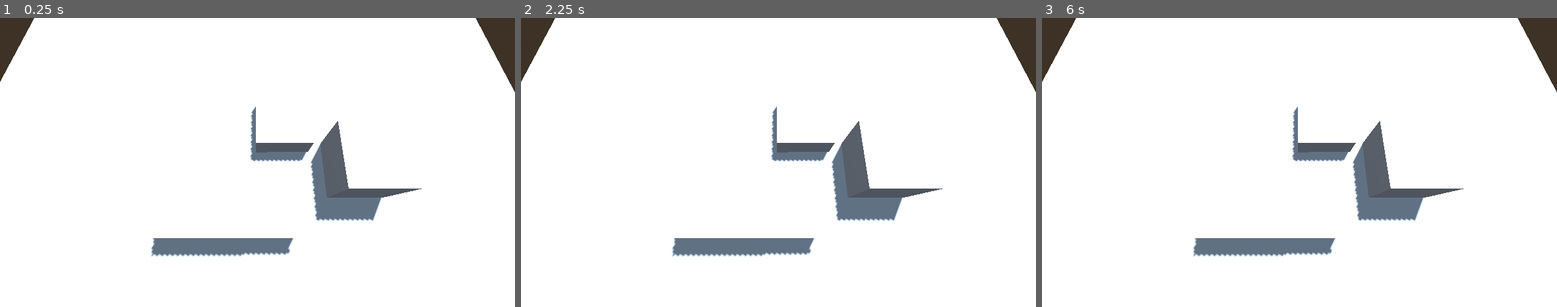
Above: before the commit, frames 1-3 (left to right).
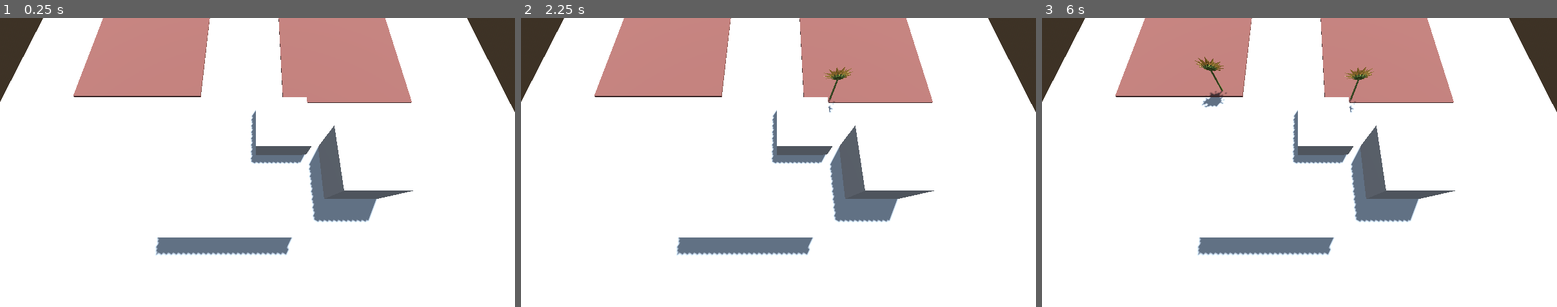
Above: after the commit, the same moments.

Repository: ToBinio/secrets-of-soil
Game: Godot game, scene res://scenes/main.tscn
Same seed, same stepped clock (60 frames per second), same inputs: the game is played once before the commit and once after it.
Inputs (mouse positions are in pixels of both pictures, inside the frame that each line leads up to):
- Up to frame 1 (0.25 s): no input
- Up to frame 2 (2.25 s): tap Enter at 0.5, 2 s; move the mouse to (891, 148) at 0.52 s; click (891, 148) at 0.67 s; tap Space at 1.25 s; move the mouse to (675, 176) at 1.27 s; click (675, 176) at 1.42 s; move the mouse to (830, 98) at 2.02 s; click (830, 98) at 2.17 s
- Up to frame 3 (6 s): tap Space at 2.75, 4.25 s; move the mouse to (1273, 220) at 2.77 s; click (1273, 220) at 2.92 s; tap Enter at 3.5 s; move the mouse to (1454, 205) at 3.52 s; click (1454, 205) at 3.67 s; move the mouse to (1145, 119) at 4.27 s; click (1145, 119) at 4.42 s; move the mouse to (1325, 162) at 5.02 s; click (1325, 162) at 5.17 s; move the mouse to (1222, 90) at 5.77 s; click (1222, 90) at 5.92 s

The runs differ from the first frame. In frame 1, 15% of the frame differs, in the area x 0-100%, y 0-83%; in frame 2, 15%; in frame 3, 16%.

Commit message:
summon sunflowers by clicking

Diff:
--- /dev/null
+++ b/scenes/field.tscn
@@ -0,0 +1,28 @@
+[gd_scene load_steps=6 format=3 uid="uid://dpg1chidhkvy3"]
+
+[ext_resource type="Script" uid="uid://c6qxasibnqplc" path="res://scripts/field.gd" id="1_6pmjc"]
+[ext_resource type="PackedScene" uid="uid://bfvklom7mvg26" path="res://scenes/plants/sunflower.tscn" id="2_ttalb"]
+
+[sub_resource type="BoxShape3D" id="BoxShape3D_ycb0e"]
+size = Vector3(5, 0.1, 5)
+
+[sub_resource type="StandardMaterial3D" id="StandardMaterial3D_ycb0e"]
+albedo_color = Color(0.407843, 0.25098, 0.223529, 1)
+
+[sub_resource type="BoxMesh" id="BoxMesh_6pmjc"]
+material = SubResource("StandardMaterial3D_ycb0e")
+size = Vector3(5, 0.1, 5)
+
+[node name="Field" type="Node3D"]
+script = ExtResource("1_6pmjc")
+flower = ExtResource("2_ttalb")
+
+[node name="Area3D" type="Area3D" parent="."]
+
+[node name="CollisionShape3D" type="CollisionShape3D" parent="Area3D"]
+shape = SubResource("BoxShape3D_ycb0e")
+
+[node name="MeshInstance3D" type="MeshInstance3D" parent="."]
+mesh = SubResource("BoxMesh_6pmjc")
+
+[connection signal="input_event" from="Area3D" to="." method="_on_area_3d_input_event"]
--- /dev/null
+++ b/scenes/plants/sunflower.tscn
@@ -0,0 +1,8 @@
+[gd_scene load_steps=2 format=3 uid="uid://bfvklom7mvg26"]
+
+[ext_resource type="PackedScene" uid="uid://bnju6l2m5u8rc" path="res://assets/plants/sunflower/sunflower.gltf" id="1_40ky6"]
+
+[node name="Sunflower" type="Node3D"]
+
+[node name="Visual" parent="." instance=ExtResource("1_40ky6")]
+transform = Transform3D(1, 0, 0, 0, 1, 0, 0, 0, 1, 0, 0, -0.0663506)
--- a/scenes/world.tscn
+++ b/scenes/world.tscn
@@ -1,9 +1,11 @@
-[gd_scene format=3 uid="uid://22wsbw7e8njp"]
+[gd_scene load_steps=2 format=3 uid="uid://22wsbw7e8njp"]
+
+[ext_resource type="PackedScene" uid="uid://dpg1chidhkvy3" path="res://scenes/field.tscn" id="1_nnsk1"]
 
 [node name="World" type="Node3D"]
 
 [node name="CSGBox3D" type="CSGBox3D" parent="."]
-transform = Transform3D(0.999997, -0.0011891, 0.00199737, 0.00120357, 0.999973, -0.00726297, -0.00198868, 0.00726535, 0.999972, 0, 0, 0)
+transform = Transform3D(0.999997, -0.0011891, 0.00199737, 0.00120357, 0.999973, -0.00726297, -0.00198868, 0.00726535, 0.999972, 0, -0.25, 0)
 size = Vector3(20, 0.5, 20)
 
 [node name="CSGBox3D3" type="CSGBox3D" parent="CSGBox3D"]
@@ -17,3 +19,9 @@
 [node name="CSGBox3D" type="CSGBox3D" parent="CSGBox3D"]
 transform = Transform3D(0.999984, 6.28434e-08, 0, 1.1577e-08, 1, 0, -1.86265e-08, 0, 1, 0.955906, 0.600786, 3.93876)
 size = Vector3(1.76929, 0.803711, 1.86963)
+
+[node name="StaticBody3D" parent="." instance=ExtResource("1_nnsk1")]
+transform = Transform3D(1, 0, 0, 0, 1, 0, 0, 0, 1, 3.62593, 0, 0.209657)
+
+[node name="Field" parent="." instance=ExtResource("1_nnsk1")]
+transform = Transform3D(1, 0, 0, 0, 1, 0, 0, 0, 1, -4.61696, 2.38419e-07, -0.0732009)
--- a/scripts/camera.gd
+++ b/scripts/camera.gd
@@ -16,7 +16,7 @@
 func _unhandled_input(event: InputEvent) -> void:
 	if event is InputEventMouseButton:
 		if event.is_pressed():
-			if event.button_index == MOUSE_BUTTON_LEFT:
+			if event.button_index == MOUSE_BUTTON_RIGHT:
 				_prevous_mouse_location = event.position
 			if event.button_index == MOUSE_BUTTON_WHEEL_UP:
 				_target_zoom /= 1 + zoom_speed
@@ -24,7 +24,7 @@
 				_target_zoom *= 1 + zoom_speed
 
 	if event is InputEventMouseMotion:
-		if event.button_mask == MOUSE_BUTTON_MASK_LEFT:
+		if event.button_mask == MOUSE_BUTTON_MASK_RIGHT:
 			if(!_prevous_mouse_location):
 				return
 
--- /dev/null
+++ b/scripts/field.gd
@@ -0,0 +1,9 @@
+extends Node3D
+
+@export var flower: PackedScene
+
+func _on_area_3d_input_event(_camera: Node, event: InputEvent, event_position: Vector3, _normal: Vector3, _shape_idx: int) -> void:
+	if event is InputEventMouseButton && event.is_pressed() && event.button_index == MOUSE_BUTTON_LEFT:
+		var flower_instance = flower.instantiate()
+		add_child(flower_instance)
+		flower_instance.global_position = event_position
Not shown, added: assets/plants/sunflower/sunflower.gltf
Not shown, added: assets/plants/sunflower/sunflower.gltf.import
Binary file added: assets/plants/sunflower/texture.png
Not shown, added: assets/plants/sunflower/texture.png.import
Not shown, added: scripts/field.gd.uid
Not shown, added: assets/plants/sunflower/sunflower.bbmodel
